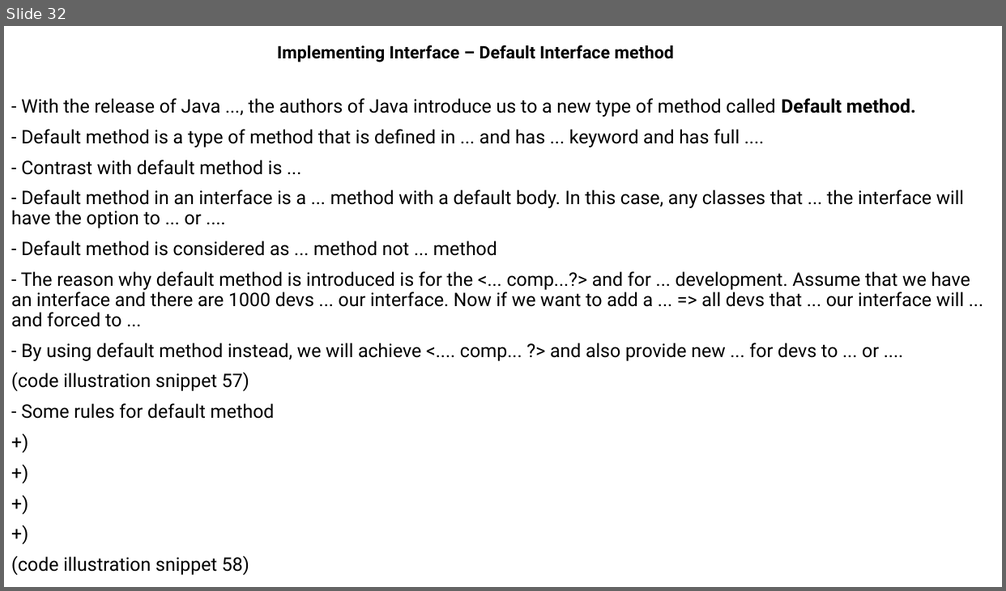
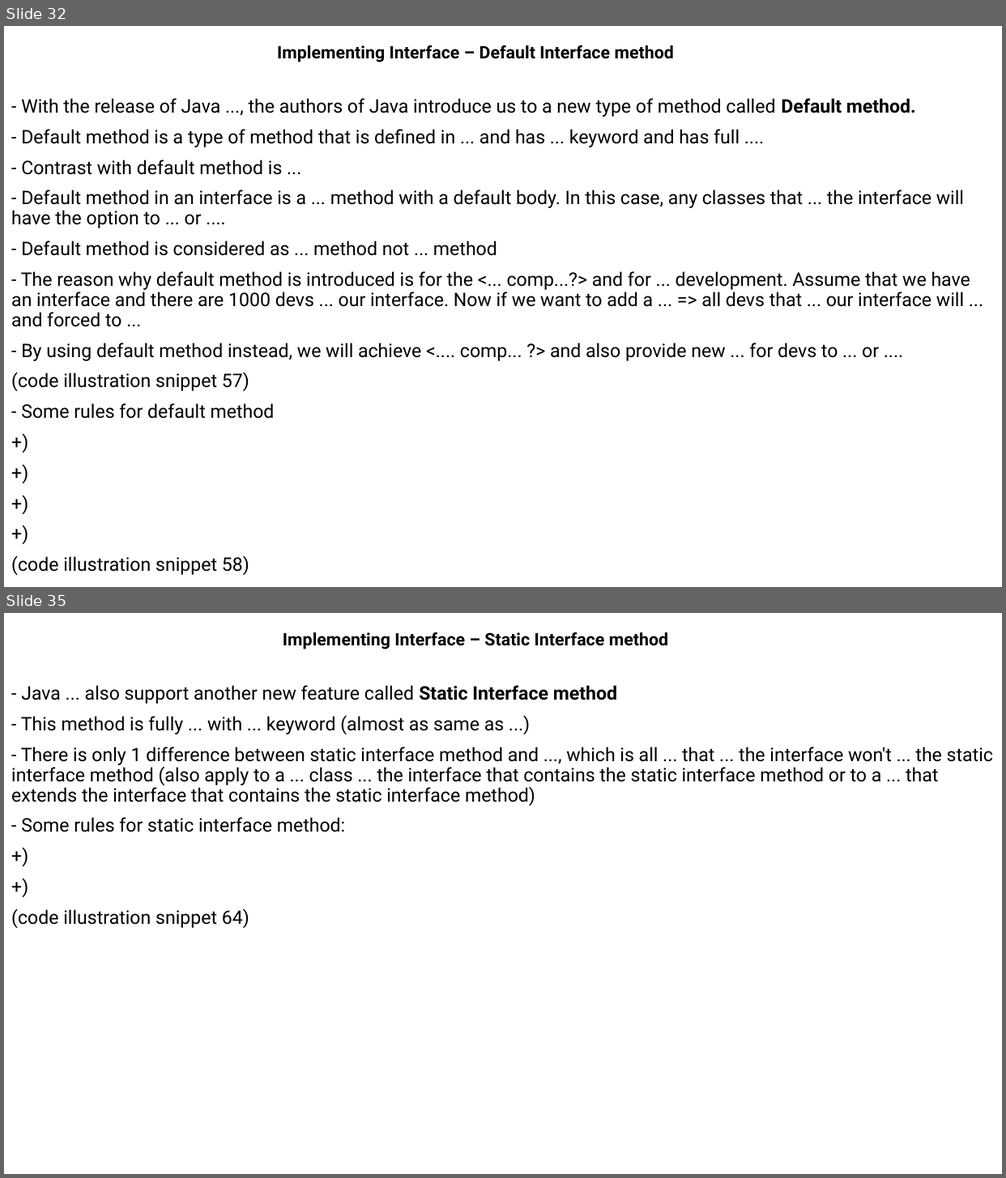
Before and after one commit to MaiDinhVinh/CS-Java, a slide deck: self-study resources/J8SE1/Chapter 5 - Class Design.pptx. Shown one above the other, each under a label of ours: slide 32 before the commit, slides 32 and 35 after it; the slides between them are not shown. The pictures are 1006x591 and 1006x1178 pixels, drawn with LibreOffice and Linux fonts; fonts in the diff are those of the drawing. Boxes give left, top, right and bottom in pixels: in the first picture for what was removed or moved away, otherwise in the second. Text is boxed around its words. In the diff, an @@ line names an element or a change of style, - is before the commit and + after.

```diff
--- a/self-study resources/J8SE1/Chapter 5 - Class Design.pptx
+++ b/self-study resources/J8SE1/Chapter 5 - Class Design.pptx
@@ slide 35 added at bbox=[4, 613, 1002, 1174], background #FFFFFF @@
@@ subtitle added at bbox=[283, 632, 668, 649], 16.6 pt, text #000000, bold @@
+Implementing Interface – Static Interface method
@@ text added at bbox=[11, 685, 993, 928], 18 pt, text #000000 @@
+- Java ... also support another new feature called Static Interface method
+- This method is fully ... with ... keyword (almost as same as ...)
+- There is only 1 difference between static interface method and ..., which is all ... that ... the interface won't ... the static interface method (also apply to a ... class ... the interface that contains the static interface method or to a ... that extends the interface that contains the static interface method)
+- Some rules for static interface method:
++)
++)
+(code illustration snippet 64)
```
Also in this commit, not shown: 9 other slides added, 26 other files.
